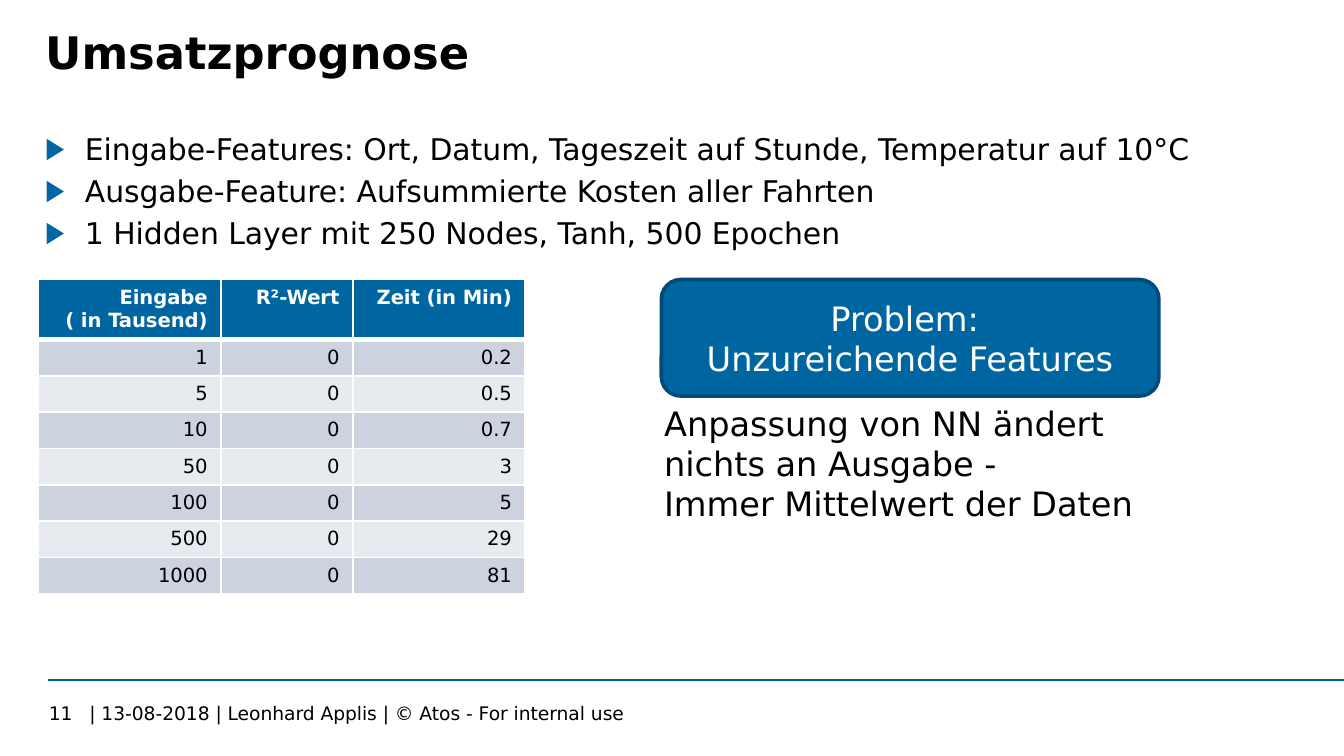
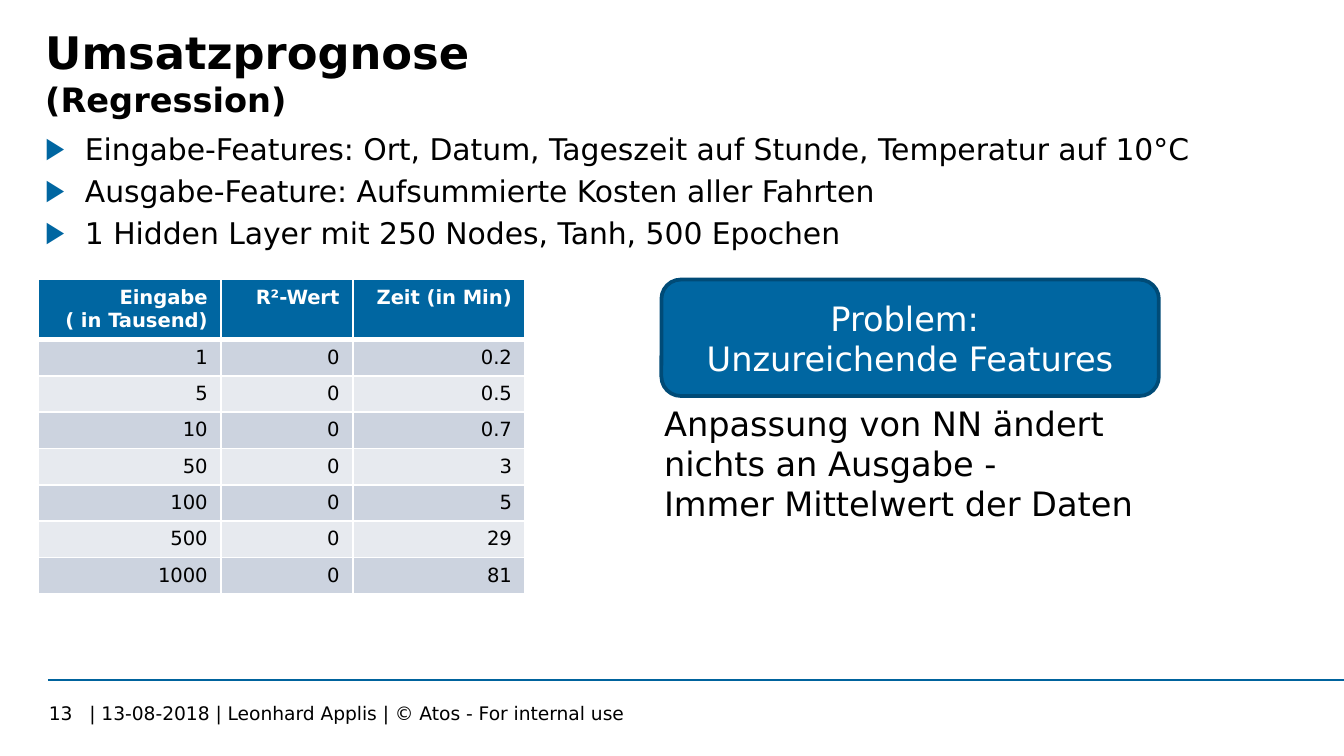
Before and after one commit to Twonki/Bachelorthesis, a slide deck: slide 13 of Bachelor_Zwischenstand.pptx (slide 11 before the commit). Drawn at 1344x756 pixels with LibreOffice and Linux fonts; fonts in the diff are those of the drawing; background and template pictures are left out. Boxes give left, top, right and bottom in pixels: in the first picture for what was removed or moved away, otherwise in the second. Text is boxed around its words. In the diff, an @@ line names an element or a change of style, - is before the commit and + after.

```diff
--- a/Bachelor_Zwischenstand.pptx
+++ b/Bachelor_Zwischenstand.pptx
@@ title at (x1=45, y1=36, x2=469, y2=119): text changed @@
-Umsatzprognose
+Umsatzprognose
+(Regression)
@@ page number at (x1=49, y1=706, x2=73, y2=721): text changed @@
-11
+13
```
Also in this commit, not shown: 4 other slides changed, 3 slides added.
